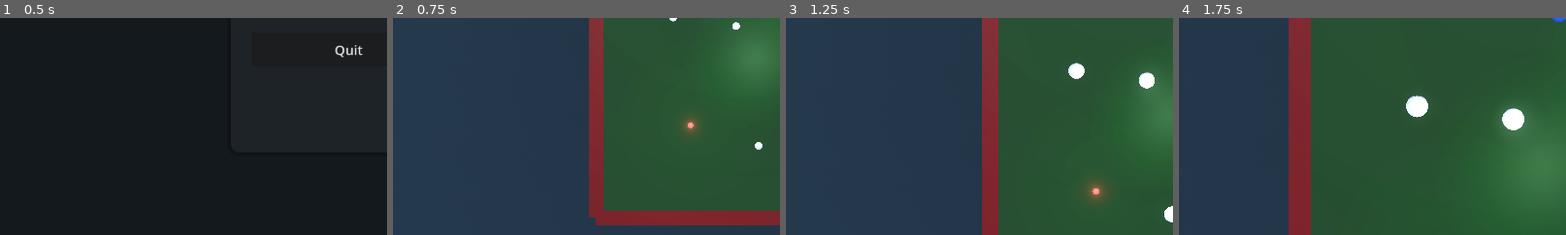
Above: before the commit, frames 1-4 (left to right).
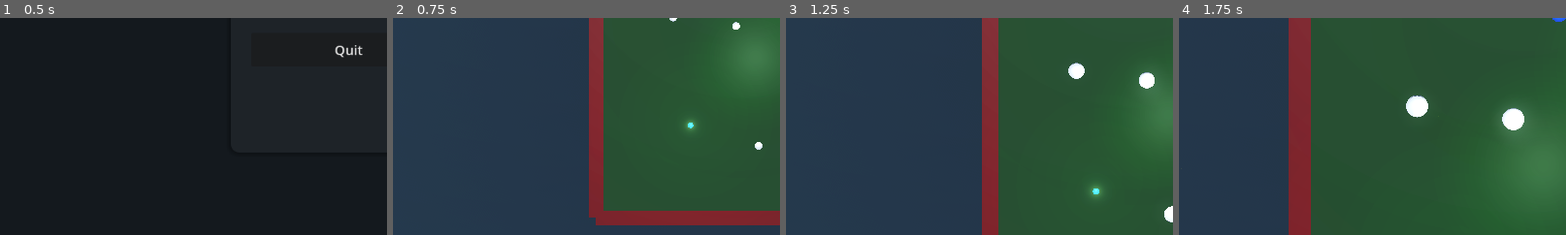
Above: after the commit, the same moments.

Repository: bluehexagons/snakeproject
Game: Godot game, scene res://scenes/main_menu.tscn
Same seed, same stepped clock (60 frames per second), same inputs: the game is played once before the commit and once after it.
Inputs:
- Up to frame 1 (0.5 s): no input
- Up to frame 2 (0.75 s): click "New Game" at 0.5 s
- Up to frame 3 (1.25 s): no input
- Up to frame 4 (1.75 s): hold D (move_right) from 1.28 s (still down)
The pictures show only the part of the screen within x 5-55%, y 50-100%; the shares and areas given below are measured in that part.

Frame 1 is identical in both runs. In frame 2, 0.2% of the frame differs, in the area x 74-79%, y 45-54%; in frame 3, 0.3%, in the area x 77-83%, y 75-85%; in frame 4, less than 0.1%.

Commit message:
Control and visual tuning

Diff:
--- a/scenes/food.tscn
+++ b/scenes/food.tscn
@@ -4,12 +4,12 @@
 
 [sub_resource type="StandardMaterial3D" id="StandardMaterial3D_1"]
 transparency = 1
-albedo_color = Color(1, 0.3, 0.3, 0.9)
+albedo_color = Color(0.3, 0.4, 1, 0.9)
 metallic = 0.8
 metallic_specular = 1.0
 roughness = 0.2
 emission_enabled = true
-emission = Color(1, 0.2, 0.2, 1)
+emission = Color(0.1, 0.4, 0.8, 1)
 emission_energy_multiplier = 2.0
 billboard_mode = 1
 
@@ -33,9 +33,9 @@
 shape = SubResource("SphereShape3D_1")
 
 [node name="OmniLight3D" type="OmniLight3D" parent="."]
-light_color = Color(1, 0.2, 0.2, 1)
-light_energy = 0.5
-light_volumetric_fog_energy = 0.0
+light_color = Color(0.4, 0.4, 0.4, 1)
+light_energy = 0.8
+light_volumetric_fog_energy = 0.3
 light_specular = 0.0
 omni_range = 2.0
 omni_attenuation = 2.0
--- a/scenes/segment.tscn
+++ b/scenes/segment.tscn
@@ -11,7 +11,7 @@
 metallic_specular = 0.8
 roughness = 0.3
 emission_enabled = true
-emission = Color(0.2, 0.6, 0.3, 1.0)
+emission = Color(0.2, 0.6, 0.6, 1.0)
 emission_energy_multiplier = 0.6
 
 [sub_resource type="SphereMesh" id="SphereMesh_1"]
--- a/scripts/player.gd
+++ b/scripts/player.gd
@@ -148,7 +148,7 @@
 	if not has_lost and input_dir != Vector3.ZERO:
 		has_started_moving = true
 		input_dir = input_dir.normalized()
-		velocity += input_dir * (current_speed_boost / max(sqrt(dead_time), 1.0) if is_dead else ACCELERATION + (current_speed_boost * 10.0)) * delta
+		velocity += input_dir * (current_speed_boost / max(pow(dead_time * 0.5, 1.5), 1.0) if is_dead else ACCELERATION + (current_speed_boost * 10.0)) * delta
 		velocity *= DEAD_CONTROL_DRAG if is_dead else CONTROL_DRAG
 
 	if velocity != Vector3.ZERO:
--- a/scripts/segment.gd
+++ b/scripts/segment.gd
@@ -11,7 +11,7 @@
 const FOLLOW_STRENGTH = 0.8  # How strongly to match target's velocity
 const MIN_FOLLOW_DISTANCE = 0.1  # Distance at which to start matching velocity
 const INITIAL_SPRING_REDUCTION = 0.3  # Reduce spring force when first spawned
-const SAFE_COLOR = Color(0.3, 0.8, 0.4, 0.9)
+const SAFE_COLOR = Color(0.3, 0.8, 1.0, 0.9)
 const DANGER_COLOR = Color(0.9, 0.2, 0.2, 0.9)
 const DANGER_EMISSION = Color(0.8, 0.1, 0.1, 1.0)
 const COLOR_CHANGE_SPEED = 5.0
